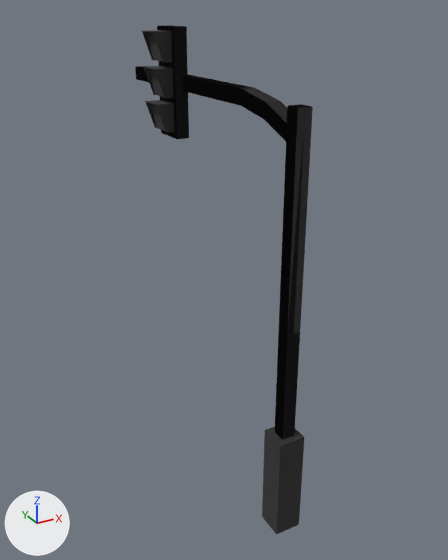
Before and after pictures for a commit that changed the Blender file PECO-Unity/Assets/ProjectEconomy/Bundles/Objects/Medium/PECO_Traffic_Light_2/Model_0.blend.
The view is the same before and after, from a 50 mm camera at (-5.22, -7.29, 7.84) aimed at (0.16, 2.48, 2.95). The lights are fixed; the arrows at lower left show +X, +Y and +Z.

Names of what the first picture shows: 'Model_0', 'Model_1', 'Model_2'.
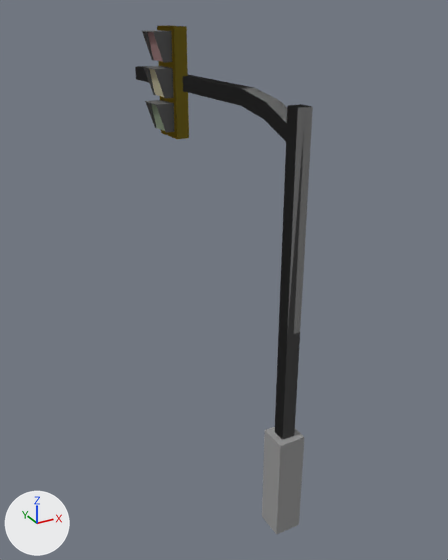
Where the change shows, as pixel boxes (x1, y1, x2, y2) in the pictures (448 x 560 px):
'Model_1', surface changed (black to grey): (137, 25, 313, 440) in both
'Model_0', surface changed: (135, 25, 312, 436) in both
'Model_2', surface changed (black to grey): (262, 427, 304, 534) in both

Patch to the scene script:
```diff
--- a/PECO-Unity/Assets/ProjectEconomy/Bundles/Objects/Medium/PECO_Traffic_Light_2/Model_0.blend.py
+++ b/PECO-Unity/Assets/ProjectEconomy/Bundles/Objects/Medium/PECO_Traffic_Light_2/Model_0.blend.py
@@ img_texture_traffic_png @@
+img_texture_traffic_png = load_image('Texture_Traffic.png', '../../../../Sources/Objects/Medium/Texture_Traffic.png', 4, 2, 'sRGB')
@@ mat_material_001 @@
 n2 = _N.new('ShaderNodeTexImage'); n2.name = 'Image Texture'
-n2.image = img_texture_png
+n2.image = img_texture_traffic_png
 n3 = _N.new('ShaderNodeTexImage'); n3.name = 'Image Texture.001'
```
